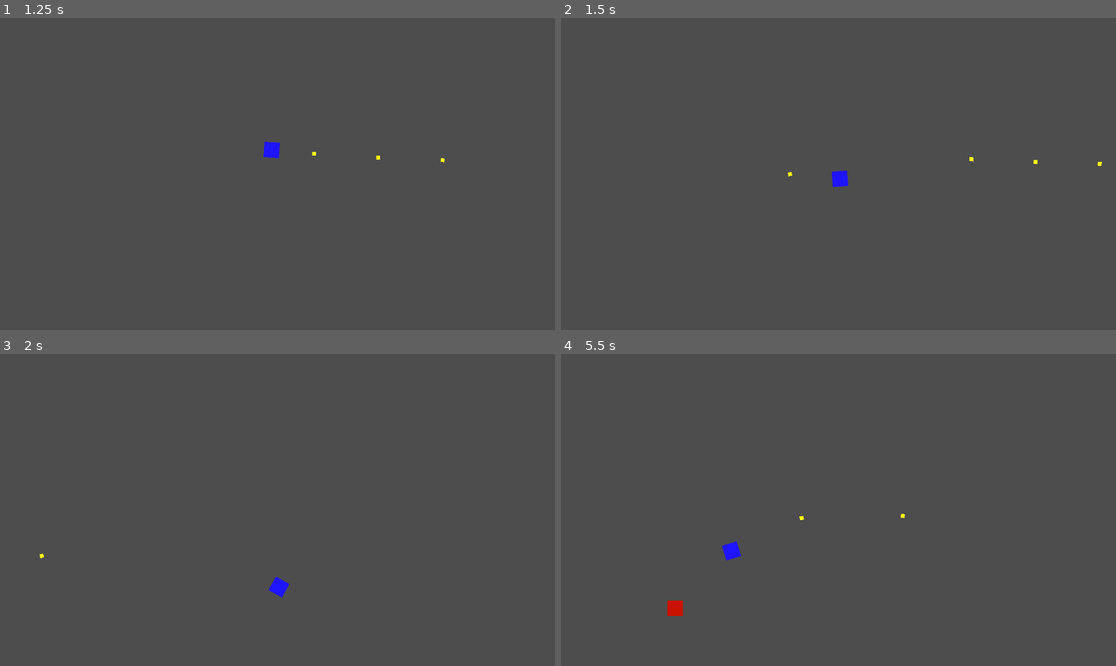
Above: before the commit, frames 1-4 (two rows, left to right).
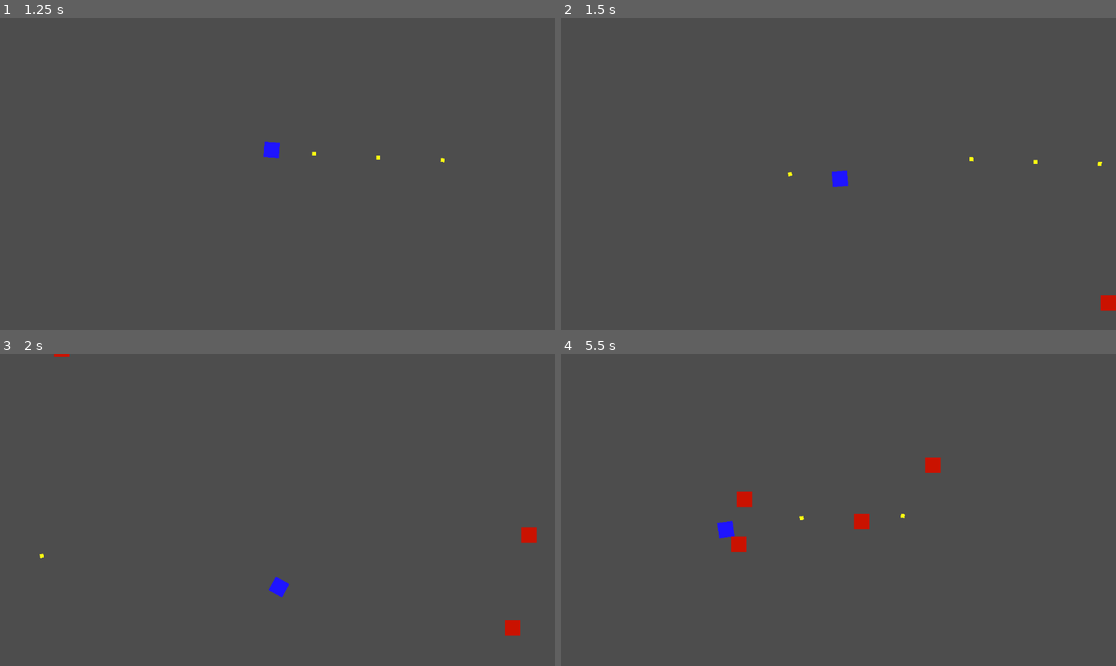
Above: after the commit, the same moments.

Repository: Alezuzzo/ecos-de-asfodelos
Game: Godot game, scene res://arena.tscn
Same seed, same stepped clock (60 frames per second), same inputs: the game is played once before the commit and once after it.
Inputs (mouse positions are in pixels of both pictures, inside the frame that each line leads up to):
- Up to frame 1 (1.25 s): tap Enter at 0.5 s; move the mouse to (399, 158) at 0.52 s; press the mouse at (399, 158) at 0.53 s; hold D (direita) from 0.53 s (still down)
- Up to frame 2 (1.5 s): move the mouse to (727, 189) at 1.27 s; release D (direita) at 1.28 s; release the mouse at (727, 189) at 1.28 s; hold S (baixo) from 1.28 s (still down); click (727, 189) at 1.35 s
- Up to frame 3 (2 s): keep holding S (baixo)
- Up to frame 4 (5.5 s): move the mouse to (894, 441) at 2.02 s; release S (baixo) at 2.03 s; press the mouse at (894, 441) at 2.03 s; hold D (direita) 2.03-2.78 s; move the mouse to (810, 572) at 2.77 s; release the mouse at (810, 572) at 2.78 s; hold W (cima) 2.78-3.53 s; click (810, 572) at 2.85 s; move the mouse to (1005, 556) at 3.52 s; press the mouse at (1005, 556) at 3.53 s; hold A (esquerda) 3.53-5.03 s; move the mouse to (672, 463) at 4.27 s; release the mouse at (672, 463) at 4.28 s; click (672, 463) at 4.35 s; move the mouse to (866, 510) at 5.02 s; press the mouse at (866, 510) at 5.03 s; hold S (baixo) from 5.03 s (still down)

Frame 1 is identical in both runs. In frame 2, 0.1% of the frame differs, in the area x 97-100%, y 88-94%; in frame 3, 0.3%; in frame 4, 1.0%, in the area x 19-69%, y 33-84%.

Commit message:
feat: adiciona ondas de inimigos ao invés de respawn

Diff:
--- a/arena.gd
+++ b/arena.gd
@@ -3,34 +3,65 @@
 
 @export var inimigo_cena: PackedScene
 
+# Variáveis para controlar as ondas
+var onda_atual = 0
+var inimigos_vivos = 0
+var base_inimigos_por_onda = 3
+
 var tamanho_tela
 
 func _ready():
-	# Pega o tamanho da tela para saber onde spawnar os inimigos
 	tamanho_tela = get_viewport_rect().size
-	# Inicia o timer para spawnar o primeiro inimigo
-	$SpawnTimer.start()
+	# Espera um pouco antes de começar a primeira onda
+	$StartTimer.start()
 
-func _on_spawn_timer_timeout():
-	# Cria uma instância do inimigo
+# Função para começar uma nova onda
+func iniciar_nova_onda():
+	onda_atual += 1
+	print("--- INICIANDO ONDA ", onda_atual, " ---")
+
+	# A quantidade de inimigos aumenta a cada onda
+	var quantidade_a_spawnar = base_inimigos_por_onda + (onda_atual * 2)
+	inimigos_vivos = quantidade_a_spawnar
+
+	for i in range(quantidade_a_spawnar):
+		spawnar_inimigo()
+		# Pequeno atraso entre cada spawn para não virem todos de uma vez
+		await get_tree().create_timer(0.3).timeout
+
+# Função que cria um único inimigo
+func spawnar_inimigo():
 	var inimigo = inimigo_cena.instantiate()
 
-	# Define uma posição aleatória nas bordas da tela
+	# Conecta o sinal "morreu" do inimigo à nossa função de contagem
+	inimigo.connect("morreu", _on_inimigo_morreu)
+
+	# Lógica de spawn (mesma de antes)
 	var spawn_pos = Vector2()
-	var borda = randi() % 4 # 0=cima, 1=baixo, 2=esquerda, 3=direita
+	var borda = randi() % 4
 	match borda:
-		0: # Cima
-			spawn_pos = Vector2(randf_range(0, tamanho_tela.x), -50)
-		1: # Baixo
-			spawn_pos = Vector2(randf_range(0, tamanho_tela.x), tamanho_tela.y + 50)
-		2: # Esquerda
-			spawn_pos = Vector2(-50, randf_range(0, tamanho_tela.y))
-		3: # Direita
-			spawn_pos = Vector2(tamanho_tela.x + 50, randf_range(0, tamanho_tela.y))
+		0: spawn_pos = Vector2(randf_range(0, tamanho_tela.x), -50)
+		1: spawn_pos = Vector2(randf_range(0, tamanho_tela.x), tamanho_tela.y + 50)
+		2: spawn_pos = Vector2(-50, randf_range(0, tamanho_tela.y))
+		3: spawn_pos = Vector2(tamanho_tela.x + 50, randf_range(0, tamanho_tela.y))
 
 	inimigo.global_position = spawn_pos
+	inimigo.jogador = $Jogador
+	add_child(inimigo)
 
-	# Passa a referência do jogador para o inimigo saber quem perseguir
-	inimigo.jogador = $Jogador
+# Função chamada quando um inimigo morre
+func _on_inimigo_morreu():
+	inimigos_vivos -= 1
+	print("Inimigo derrotado! Restam: ", inimigos_vivos)
 
-	add_child(inimigo)
+	# Se não houver mais inimigos, a onda acabou!
+	if inimigos_vivos <= 0:
+		print("--- ONDA ", onda_atual, " COMPLETA! ---")
+		# PAUSA O JOGO E MOSTRA A TELA DE MELHORIAS (AINDA VAMOS CRIAR)
+		get_tree().paused = true
+		# AQUI VAMOS CHAMAR A TELA DA CARTOMANTE NO PRÓXIMO PASSO
+
+
+# Função chamada pelo timer inicial
+func _on_start_timer_timeout():
+	iniciar_nova_onda()
--- a/arena.tscn
+++ b/arena.tscn
@@ -11,7 +11,7 @@
 [node name="Jogador" parent="." instance=ExtResource("2_27ga2")]
 position = Vector2(354, 274)
 
-[node name="SpawnTimer" type="Timer" parent="."]
-wait_time = 2.0
+[node name="StartTimer" type="Timer" parent="."]
+one_shot = true
 
-[connection signal="timeout" from="SpawnTimer" to="." method="_on_spawn_timer_timeout"]
+[connection signal="timeout" from="StartTimer" to="." method="_on_start_timer_timeout"]
--- a/inimigo.gd
+++ b/inimigo.gd
@@ -1,5 +1,7 @@
 # inimigo.gd
 extends CharacterBody2D
+
+signal morreu
 
 @export var velocidade = 150
 var jogador = null
--- a/projetil.gd
+++ b/projetil.gd
@@ -16,6 +16,7 @@
 func _on_body_entered(body):
 	# Se o projétil atingir um inimigo
 	if body.is_in_group("inimigos"):
+		body.emit_signal("morreu")
 		body.queue_free() # Destrói o inimigo
 		queue_free() # Destrói o projétil
 
